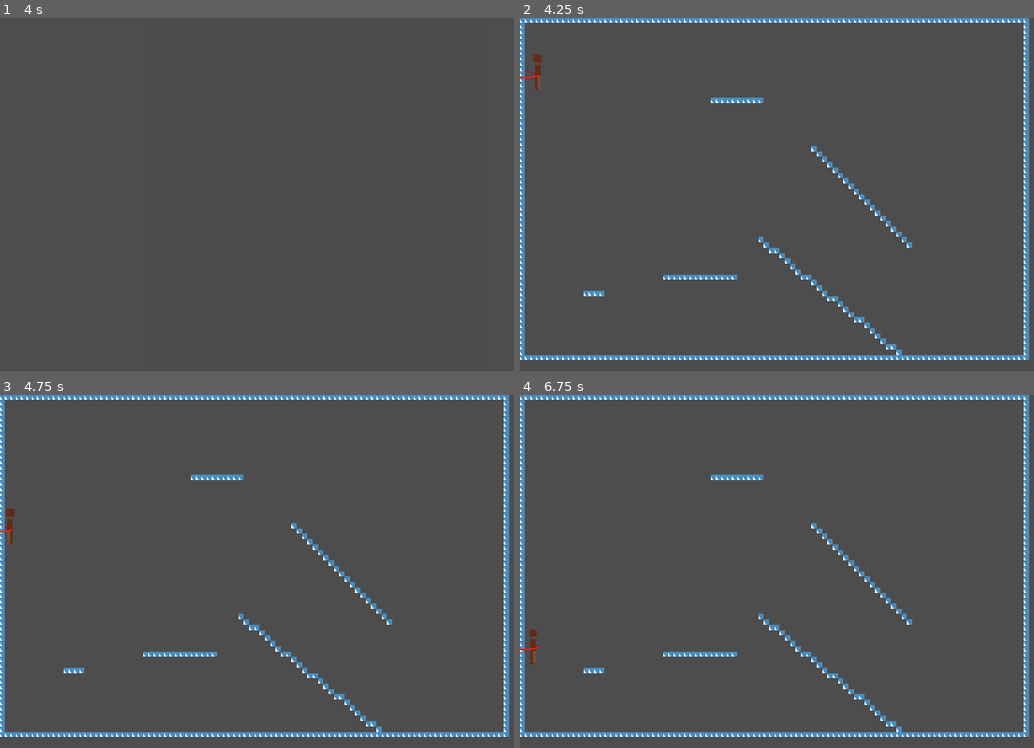
Above: before the commit, frames 1-4 (two rows, left to right).
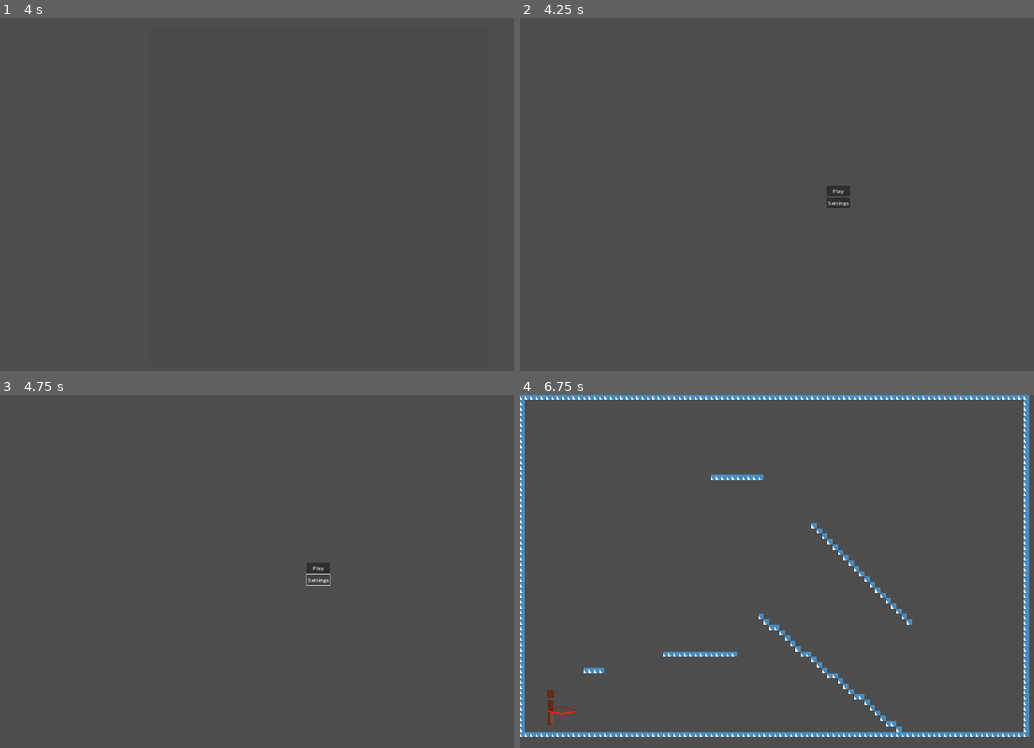
Above: after the commit, the same moments.

Repository: dgnt/gmtk2025
Game: Godot game, scene res://scenes/SplashScreen.tscn
The game is run twice, just before and just after one commit, with the same random seed, the same clock (stepped at 60 frames per second) and the same inputs. The engine's default icon, where the game draws it, is replaced by a stand-in: a white triangle on a blue panel in a dark square.
Inputs (mouse positions are in pixels of both pictures, inside the frame that each line leads up to):
- Up to frame 1 (4 s): hold Right (move_right) 0.53-2.03 s; tap Space (jump) at 0.77, 1.52, 2, 3.02, 3.77 s; tap Enter at 1.25, 2.75 s; hold Left (move_left) 2.03-2.78 s; hold Right (move_right) from 2.78 s (still down)
- Up to frame 2 (4.25 s): keep holding Right (move_right)
- Up to frame 3 (4.75 s): release Right (move_right) at 4.25 s; click (318, 578) at 4.25 s, where only the run after the commit has a clickable "Settings"
- Up to frame 4 (6.75 s): click (838, 567) at 5 s, where only the run after the commit has a clickable "Play"; hold Left (move_left) 5.78-6.53 s; tap Space (jump) at 6.02 s; hold Right (move_right) from 6.53 s (still down)

Frame 1 is identical in both runs. In frame 2, 6.0% of the frame differs, in the area x 0-100%, y 0-97%; in frame 3, 6.0%; in frame 4, 0.3%.

Commit message:
Adding hideously ugly main menu but it works!

Diff:
--- /dev/null
+++ b/test/scenes/MainMenu.tscn
@@ -0,0 +1,51 @@
+[gd_scene load_steps=2 format=3 uid="uid://by8emlu68l1l2"]
+
+[ext_resource type="Script" path="res://scripts/main_menu.gd" id="1_3x3kq"]
+
+[node name="MainMenu" type="Control"]
+layout_mode = 3
+anchors_preset = 15
+anchor_right = 1.0
+anchor_bottom = 1.0
+grow_horizontal = 2
+grow_vertical = 2
+size_flags_horizontal = 3
+size_flags_vertical = 3
+script = ExtResource("1_3x3kq")
+
+[node name="ColorRect" type="ColorRect" parent="."]
+layout_mode = 0
+offset_right = 40.0
+offset_bottom = 40.0
+color = Color(0.14902, 0.14902, 0.14902, 0)
+
+[node name="VBoxContainer" type="VBoxContainer" parent="."]
+layout_mode = 1
+anchors_preset = 8
+anchor_left = 0.5
+anchor_top = 0.5
+anchor_right = 0.5
+anchor_bottom = 0.5
+offset_left = -35.0
+offset_top = -50.5
+offset_right = 35.0
+offset_bottom = 50.5
+grow_horizontal = 2
+grow_vertical = 2
+alignment = 1
+
+[node name="PlayButton" type="Button" parent="VBoxContainer"]
+layout_mode = 2
+text = "Play"
+
+[node name="SettingsButton" type="Button" parent="VBoxContainer"]
+layout_mode = 2
+text = "Settings"
+
+[node name="DebugButton" type="Button" parent="VBoxContainer"]
+layout_mode = 2
+text = "Debug"
+
+[connection signal="pressed" from="VBoxContainer/PlayButton" to="." method="_on_play_button_pressed"]
+[connection signal="pressed" from="VBoxContainer/SettingsButton" to="." method="_on_settings_button_pressed"]
+[connection signal="pressed" from="VBoxContainer/DebugButton" to="." method="_on_debug_button_pressed"]
--- a/test/scenes/splash_screen.gd
+++ b/test/scenes/splash_screen.gd
@@ -5,7 +5,7 @@
 @onready var canvas_modulate = $CanvasModulate
 
 # Define the path to your main game scene (Level1.tscn or MainMenu.tscn)
-const NEXT_SCENE_PATH = "res://scenes/Level.tscn" # CHANGE THIS to your actual first game scene!
+const NEXT_SCENE_PATH = "res://scenes/MainMenu.tscn" # CHANGE THIS to your actual first game scene!
 
 # Called when the node enters the scene tree for the first time.
 func _ready():
--- /dev/null
+++ b/test/scripts/main_menu.gd
@@ -0,0 +1,44 @@
+# main_menu.gd
+extends Control
+
+@onready var play_button = $VBoxContainer/PlayButton
+@onready var settings_button = $VBoxContainer/SettingsButton
+@onready var debug_button = $VBoxContainer/DebugButton
+
+# Define the path to your Level 1 scene
+const LEVEL_1_SCENE_PATH = "res://scenes/Level.tscn"
+
+# Called when the node enters the scene tree for the first time.
+func _ready():
+	# --- Debug Button Visibility/Availability ---
+	# This flag checks if the game is running inside the Godot editor.
+	# When exported, Engine.is_editor_hint() will be false.
+	# OS.is_debug_build() is true for debug exports, false for release exports.
+	# Choose the one that best fits your "local testing/dev" definition.
+	# For simplicity, Engine.is_editor_hint() is often good for "dev only" features.
+	if Engine.is_editor_hint():
+		debug_button.show() # Make the debug button visible
+		debug_button.set_process_mode(Node.PROCESS_MODE_INHERIT) # Ensure it's active
+		print("Debug button visible for editor build.")
+	else:
+		debug_button.hide() # Hide the debug button in exported builds
+		debug_button.set_process_mode(Node.PROCESS_MODE_DISABLED) # Disable its processing
+		print("Debug button hidden for exported build.")
+
+# Called every frame. 'delta' is the elapsed time since the previous frame.
+func _process(delta: float) -> void:
+	pass
+
+func _on_play_button_pressed():
+	print("Play button pressed! Loading Level 1...")
+	get_tree().change_scene_to_file(LEVEL_1_SCENE_PATH)
+
+func _on_settings_button_pressed():
+	print("Settings button pressed! (Implement settings menu here)")
+	# You would typically load a settings scene here:
+	# get_tree().change_scene_to_file("res://Scenes/UI/SettingsMenu.tscn")
+
+func _on_debug_button_pressed():
+	print("Debug button pressed! (Implement debug options here)")
+	# Example: Toggle a debug overlay, print game state, etc.
+	# This code will only run if the button is visible/active.
